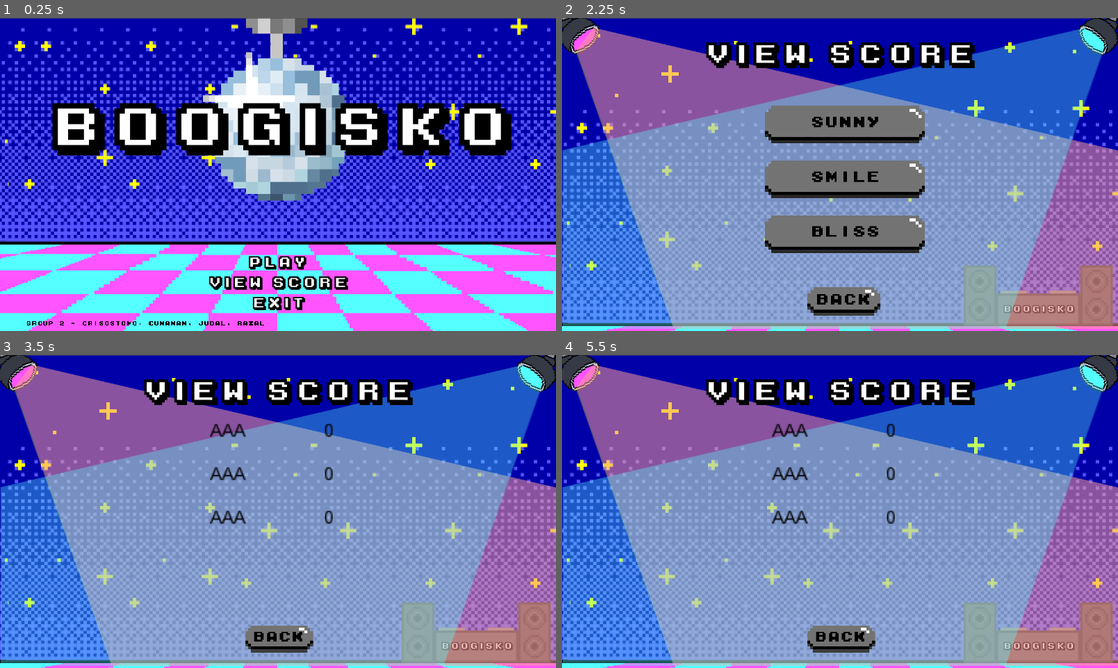
Above: before the commit, frames 1-4 (two rows, left to right).
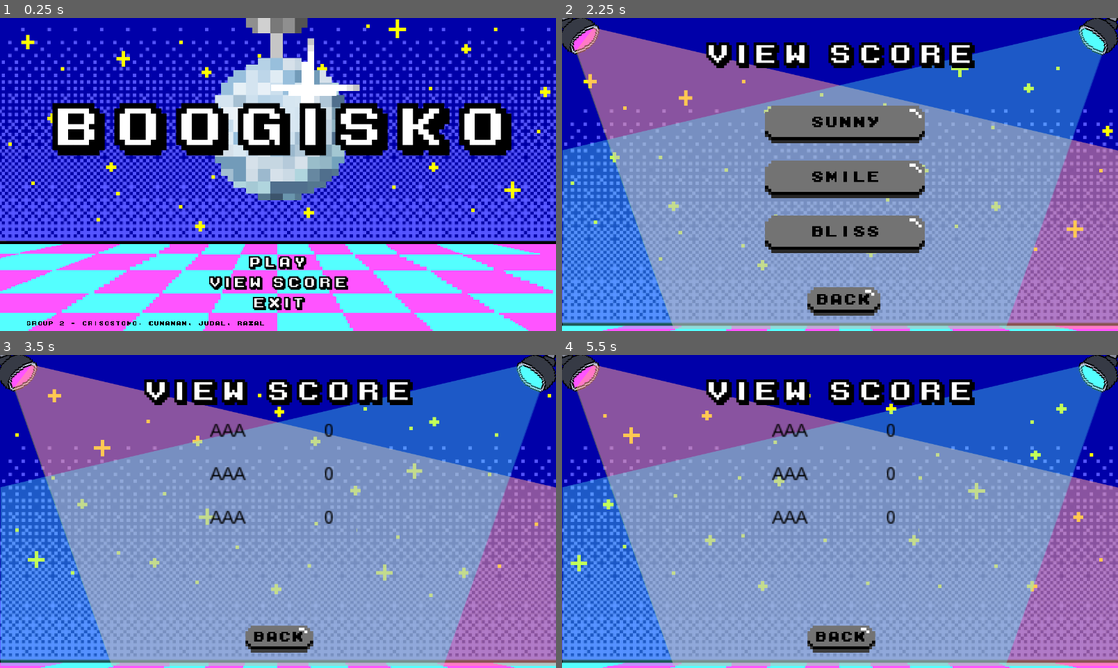
Above: after the commit, the same moments.

Repository: BoogIsko/BoogIsko
Game: Godot game, scene res://main_menu/main_menu.tscn
Same seed, same stepped clock (60 frames per second), same inputs: the game is played once before the commit and once after it.
Inputs (mouse positions are in pixels of both pictures, inside the frame that each line leads up to):
- Up to frame 1 (0.25 s): no input
- Up to frame 2 (2.25 s): click (840, 262) at 0.5 s; click (840, 299) at 1.25 s; click (840, 284) at 2 s
- Up to frame 3 (3.5 s): click (283, 461) at 2.75 s
- Up to frame 4 (5.5 s): click (840, 639) at 3.5 s; click (845, 517) at 4.25 s; tap Enter at 5 s; hold Right (ui_right) from 5.03 s (still down)

The runs differ from the first frame. In frame 1, 11% of the frame differs, in the area x 0-100%, y 0-100%; in frame 2, 7.7%; in frame 3, 9.8%; in frame 4, 8.1%.

Commit message:
Added  background animations to all screens

Diff:
--- a/boogisko_files/char_diff_select/char_diff_select.tscn
+++ b/boogisko_files/char_diff_select/char_diff_select.tscn
@@ -8,7 +8,7 @@
 [ext_resource path="res://char_diff_select/buttons/hard_btn.tscn" type="PackedScene" id=6]
 [ext_resource path="res://char_diff_select/buttons/start_btn.tscn" type="PackedScene" id=7]
 [ext_resource path="res://char_diff_select/scripts/char_diff_select_script.gd" type="Script" id=8]
-[ext_resource path="res://assets_new/diff_char_select/diff_char_bg.png" type="Texture" id=9]
+[ext_resource path="res://assets_new/game_screen/gamescreen3.png" type="Texture" id=9]
 [ext_resource path="res://char_diff_select/male_option.tscn" type="PackedScene" id=10]
 [ext_resource path="res://char_diff_select/difficulty_button_group.tres" type="ButtonGroup" id=11]
 [ext_resource path="res://char_diff_select/char_button_group.tres" type="ButtonGroup" id=12]
@@ -16,19 +16,30 @@
 [ext_resource path="res://assets_new/character/Character Spritesheets/Char Select/male_selected.png" type="Texture" id=14]
 [ext_resource path="res://assets_new/character/Character Spritesheets/Char Select/fem_unselected.png" type="Texture" id=15]
 [ext_resource path="res://assets_new/character/Character Spritesheets/Char Select/fem_selected.png" type="Texture" id=16]
+[ext_resource path="res://assets_new/game_screen/gamescreen2.png" type="Texture" id=17]
+[ext_resource path="res://assets_new/game_screen/gamescreen6.png" type="Texture" id=18]
+[ext_resource path="res://assets_new/game_screen/gamescreen1.png" type="Texture" id=19]
+[ext_resource path="res://assets_new/game_screen/gamescreen5.png" type="Texture" id=20]
+[ext_resource path="res://assets_new/game_screen/gamescreen4.png" type="Texture" id=21]
+
+[sub_resource type="SpriteFrames" id=1]
+animations = [ {
+"frames": [ ExtResource( 19 ), ExtResource( 20 ), ExtResource( 9 ), ExtResource( 21 ), ExtResource( 17 ), ExtResource( 18 ) ],
+"loop": true,
+"name": "default",
+"speed": 1.0
+} ]
 
 [node name="CharacterSelectScreen" type="Control"]
 anchor_right = 1.0
 anchor_bottom = 1.0
 script = ExtResource( 8 )
-__meta__ = {
-"_edit_use_anchors_": false
-}
 
-[node name="Background" type="TextureRect" parent="."]
-anchor_right = 1.0
-anchor_bottom = 1.0
-texture = ExtResource( 9 )
+[node name="Background" type="AnimatedSprite" parent="."]
+frames = SubResource( 1 )
+frame = 2
+playing = true
+centered = false
 
 [node name="Headers" type="TextureRect" parent="."]
 margin_left = -61.0
--- a/boogisko_files/game_screen/game_screen.tscn
+++ b/boogisko_files/game_screen/game_screen.tscn
@@ -1,6 +1,6 @@
-[gd_scene load_steps=35 format=2]
-
-[ext_resource path="res://assets_new/game_screen/bg.png" type="Texture" id=1]
+[gd_scene load_steps=41 format=2]
+
+[ext_resource path="res://assets_new/game_screen/gamescreen3.png" type="Texture" id=1]
 [ext_resource path="res://game_screen/scripts/game_screen.gd" type="Script" id=2]
 [ext_resource path="res://game_screen/scripts/pause_menu.gd" type="Script" id=3]
 [ext_resource path="res://assets/main/game_paused.png" type="Texture" id=4]
@@ -29,6 +29,19 @@
 [ext_resource path="res://assets_new/game_screen/spotlights.png" type="Texture" id=27]
 [ext_resource path="res://assets_new/game_screen/discoball.png" type="Texture" id=28]
 [ext_resource path="res://game/Char.tscn" type="PackedScene" id=29]
+[ext_resource path="res://assets_new/game_screen/gamescreen2.png" type="Texture" id=30]
+[ext_resource path="res://assets_new/game_screen/gamescreen6.png" type="Texture" id=31]
+[ext_resource path="res://assets_new/game_screen/gamescreen1.png" type="Texture" id=32]
+[ext_resource path="res://assets_new/game_screen/gamescreen5.png" type="Texture" id=33]
+[ext_resource path="res://assets_new/game_screen/gamescreen4.png" type="Texture" id=34]
+
+[sub_resource type="SpriteFrames" id=6]
+animations = [ {
+"frames": [ ExtResource( 32 ), ExtResource( 33 ), ExtResource( 1 ), ExtResource( 34 ), ExtResource( 30 ), ExtResource( 31 ) ],
+"loop": true,
+"name": "default",
+"speed": 1.0
+} ]
 
 [sub_resource type="SpriteFrames" id=1]
 animations = [ {
@@ -71,9 +84,10 @@
 [node name="Game" type="Node2D" parent="."]
 script = ExtResource( 8 )
 
-[node name="Bg" type="Sprite" parent="Game"]
+[node name="Bg" type="AnimatedSprite" parent="Game"]
 position = Vector2( 640.5, 361 )
-texture = ExtResource( 1 )
+frames = SubResource( 6 )
+playing = true
 
 [node name="BG REFERENCE" type="TextureRect" parent="Game"]
 visible = false
--- a/boogisko_files/main_menu/main_menu.tscn
+++ b/boogisko_files/main_menu/main_menu.tscn
@@ -1,12 +1,25 @@
-[gd_scene load_steps=9 format=2]
+[gd_scene load_steps=15 format=2]
 
 [ext_resource path="res://main_menu/buttons/select_music_btn.tscn" type="PackedScene" id=1]
-[ext_resource path="res://assets_new/main_menu/mainmenu_bg.png" type="Texture" id=2]
+[ext_resource path="res://assets_new/main_menu/bg2.png" type="Texture" id=2]
 [ext_resource path="res://assets_new/main_menu/logo.png" type="Texture" id=3]
 [ext_resource path="res://main_menu/buttons/exit_btn.tscn" type="PackedScene" id=4]
 [ext_resource path="res://main_menu/buttons/view_score_btn.tscn" type="PackedScene" id=5]
 [ext_resource path="res://assets/others/m04b.TTF" type="DynamicFontData" id=6]
 [ext_resource path="res://main_menu/scripts/main_menu_script.gd" type="Script" id=7]
+[ext_resource path="res://assets_new/main_menu/bg4.png" type="Texture" id=8]
+[ext_resource path="res://assets_new/main_menu/bg6.png" type="Texture" id=9]
+[ext_resource path="res://assets_new/main_menu/bg5.png" type="Texture" id=10]
+[ext_resource path="res://assets_new/main_menu/bg3.png" type="Texture" id=11]
+[ext_resource path="res://assets_new/main_menu/bg1.png" type="Texture" id=12]
+
+[sub_resource type="SpriteFrames" id=2]
+animations = [ {
+"frames": [ ExtResource( 12 ), ExtResource( 10 ), ExtResource( 11 ), ExtResource( 8 ), ExtResource( 2 ), ExtResource( 9 ) ],
+"loop": true,
+"name": "default",
+"speed": 1.0
+} ]
 
 [sub_resource type="DynamicFont" id=1]
 size = 14
@@ -17,10 +30,11 @@
 anchor_bottom = 1.0
 script = ExtResource( 7 )
 
-[node name="Background" type="TextureRect" parent="."]
-anchor_right = 1.0
-anchor_bottom = 1.0
-texture = ExtResource( 2 )
+[node name="Background" type="AnimatedSprite" parent="."]
+frames = SubResource( 2 )
+frame = 1
+playing = true
+centered = false
 
 [node name="Logo" type="TextureRect" parent="."]
 margin_left = 120.0
--- a/boogisko_files/main_menu/savescore.tscn
+++ b/boogisko_files/main_menu/savescore.tscn
@@ -1,10 +1,23 @@
-[gd_scene load_steps=8 format=2]
+[gd_scene load_steps=14 format=2]
 
 [ext_resource path="res://game_screen/buttons/quit_btn.tscn" type="PackedScene" id=1]
 [ext_resource path="res://assets/others/m04b.TTF" type="DynamicFontData" id=2]
 [ext_resource path="res://assets/others/m04.TTF" type="DynamicFontData" id=3]
-[ext_resource path="res://assets_new/view_score/viewscore_bg.png" type="Texture" id=4]
+[ext_resource path="res://assets_new/game_screen/gamescreen3.png" type="Texture" id=4]
 [ext_resource path="res://main_menu/scripts/savescore.gd" type="Script" id=5]
+[ext_resource path="res://assets_new/game_screen/gamescreen2.png" type="Texture" id=6]
+[ext_resource path="res://assets_new/game_screen/gamescreen6.png" type="Texture" id=7]
+[ext_resource path="res://assets_new/game_screen/gamescreen1.png" type="Texture" id=8]
+[ext_resource path="res://assets_new/game_screen/gamescreen5.png" type="Texture" id=9]
+[ext_resource path="res://assets_new/game_screen/gamescreen4.png" type="Texture" id=10]
+
+[sub_resource type="SpriteFrames" id=3]
+animations = [ {
+"frames": [ ExtResource( 8 ), ExtResource( 9 ), ExtResource( 4 ), ExtResource( 10 ), ExtResource( 6 ), ExtResource( 7 ) ],
+"loop": true,
+"name": "default",
+"speed": 1.0
+} ]
 
 [sub_resource type="DynamicFont" id=1]
 size = 45
@@ -19,10 +32,11 @@
 anchor_bottom = 1.0
 script = ExtResource( 5 )
 
-[node name="TextureRect" type="TextureRect" parent="."]
-margin_right = 40.0
-margin_bottom = 40.0
-texture = ExtResource( 4 )
+[node name="bg" type="AnimatedSprite" parent="."]
+frames = SubResource( 3 )
+frame = 3
+playing = true
+centered = false
 
 [node name="highscore" type="Label" parent="."]
 margin_left = 304.0
--- a/boogisko_files/main_menu/scoreboard.tscn
+++ b/boogisko_files/main_menu/scoreboard.tscn
@@ -1,23 +1,34 @@
-[gd_scene load_steps=6 format=2]
+[gd_scene load_steps=12 format=2]
 
 [ext_resource path="res://assets/Game Screen/back_active.png" type="Texture" id=1]
-[ext_resource path="res://assets_new/view_score/viewscore_bg.png" type="Texture" id=2]
+[ext_resource path="res://assets_new/game_screen/gamescreen3.png" type="Texture" id=2]
 [ext_resource path="res://assets/Game Screen/back_inactive.png" type="Texture" id=3]
 [ext_resource path="res://assets_new/view_score/pink_blue_spotlight.png" type="Texture" id=4]
 [ext_resource path="res://main_menu/scripts/scoreboard.gd" type="Script" id=5]
+[ext_resource path="res://assets_new/game_screen/gamescreen2.png" type="Texture" id=6]
+[ext_resource path="res://assets_new/game_screen/gamescreen6.png" type="Texture" id=7]
+[ext_resource path="res://assets_new/game_screen/gamescreen1.png" type="Texture" id=8]
+[ext_resource path="res://assets_new/game_screen/gamescreen5.png" type="Texture" id=9]
+[ext_resource path="res://assets_new/game_screen/gamescreen4.png" type="Texture" id=10]
+
+[sub_resource type="SpriteFrames" id=1]
+animations = [ {
+"frames": [ ExtResource( 8 ), ExtResource( 9 ), ExtResource( 2 ), ExtResource( 10 ), ExtResource( 6 ), ExtResource( 7 ) ],
+"loop": true,
+"name": "default",
+"speed": 1.0
+} ]
 
 [node name="Scoreboard" type="Control"]
 anchor_right = 1.0
 anchor_bottom = 1.0
 script = ExtResource( 5 )
 
-[node name="bg" type="TextureRect" parent="."]
-margin_right = 40.0
-margin_bottom = 40.0
-texture = ExtResource( 2 )
-__meta__ = {
-"_edit_use_anchors_": false
-}
+[node name="bg" type="AnimatedSprite" parent="."]
+frames = SubResource( 1 )
+frame = 5
+playing = true
+centered = false
 
 [node name="spotlights" type="TextureRect" parent="."]
 margin_left = -764.0
@@ -48,7 +59,6 @@
 size_flags_vertical = 6
 custom_colors/font_color = Color( 0, 0, 0, 1 )
 text = "jkjkh"
-percent_visible = -0.2
 
 [node name="Score2" type="Label" parent="."]
 margin_left = 484.0
--- a/boogisko_files/main_menu/select_music.tscn
+++ b/boogisko_files/main_menu/select_music.tscn
@@ -1,23 +1,52 @@
-[gd_scene load_steps=9 format=2]
+[gd_scene load_steps=17 format=2]
 
 [ext_resource path="res://main_menu/buttons/smile_btn.tscn" type="PackedScene" id=1]
 [ext_resource path="res://assets/main/select_music.png" type="Texture" id=2]
-[ext_resource path="res://assets_new/view_score/viewscore_bg.png" type="Texture" id=3]
+[ext_resource path="res://assets_new/game_screen/gamescreen3.png" type="Texture" id=3]
 [ext_resource path="res://assets/main_buttons/back_btn.png" type="Texture" id=4]
 [ext_resource path="res://assets/main_buttons/back_btn(active).png" type="Texture" id=5]
 [ext_resource path="res://main_menu/scripts/select_music_script.gd" type="Script" id=6]
 [ext_resource path="res://main_menu/buttons/sunny_btn.tscn" type="PackedScene" id=7]
 [ext_resource path="res://main_menu/buttons/bliss_btn.tscn" type="PackedScene" id=8]
+[ext_resource path="res://assets_new/game_screen/gamescreen2.png" type="Texture" id=9]
+[ext_resource path="res://assets_new/game_screen/gamescreen6.png" type="Texture" id=10]
+[ext_resource path="res://assets_new/game_screen/gamescreen1.png" type="Texture" id=11]
+[ext_resource path="res://assets_new/game_screen/gamescreen5.png" type="Texture" id=12]
+[ext_resource path="res://assets_new/game_screen/gamescreen4.png" type="Texture" id=13]
+[ext_resource path="res://assets_new/main_menu/logo.png" type="Texture" id=14]
+[ext_resource path="res://assets_new/view_score/djbooth.png" type="Texture" id=15]
+
+[sub_resource type="SpriteFrames" id=1]
+animations = [ {
+"frames": [ ExtResource( 11 ), ExtResource( 12 ), ExtResource( 3 ), ExtResource( 13 ), ExtResource( 9 ), ExtResource( 10 ) ],
+"loop": true,
+"name": "default",
+"speed": 1.0
+} ]
 
 [node name="SelectMusicScreen" type="Control"]
 anchor_right = 1.0
 anchor_bottom = 1.0
 script = ExtResource( 6 )
 
-[node name="Background" type="TextureRect" parent="."]
-anchor_right = 1.0
-anchor_bottom = 1.0
-texture = ExtResource( 3 )
+[node name="Background" type="AnimatedSprite" parent="."]
+frames = SubResource( 1 )
+frame = 3
+playing = true
+centered = false
+
+[node name="dj booth" type="TextureRect" parent="."]
+margin_right = 40.0
+margin_bottom = 40.0
+texture = ExtResource( 15 )
+
+[node name="logo" type="TextureRect" parent="."]
+margin_left = 1021.0
+margin_top = 663.0
+margin_right = 2079.0
+margin_bottom = 785.0
+rect_scale = Vector2( 0.15, 0.15 )
+texture = ExtResource( 14 )
 
 [node name="MainMenuElements" type="VBoxContainer" parent="."]
 margin_left = 120.0
--- a/boogisko_files/main_menu/view_score.tscn
+++ b/boogisko_files/main_menu/view_score.tscn
@@ -1,6 +1,6 @@
-[gd_scene load_steps=9 format=2]
+[gd_scene load_steps=15 format=2]
 
-[ext_resource path="res://assets_new/view_score/viewscore_bg.png" type="Texture" id=1]
+[ext_resource path="res://assets_new/game_screen/gamescreen3.png" type="Texture" id=1]
 [ext_resource path="res://assets_new/view_score/pink_blue_spotlight.png" type="Texture" id=2]
 [ext_resource path="res://assets/main_buttons/back_btn.png" type="Texture" id=3]
 [ext_resource path="res://assets/main_buttons/back_btn(active).png" type="Texture" id=4]
@@ -8,19 +8,30 @@
 [ext_resource path="res://main_menu/buttons/bliss_btn.tscn" type="PackedScene" id=6]
 [ext_resource path="res://main_menu/buttons/sunny_btn.tscn" type="PackedScene" id=7]
 [ext_resource path="res://main_menu/buttons/smile_btn.tscn" type="PackedScene" id=8]
+[ext_resource path="res://assets_new/game_screen/gamescreen2.png" type="Texture" id=9]
+[ext_resource path="res://assets_new/game_screen/gamescreen6.png" type="Texture" id=10]
+[ext_resource path="res://assets_new/game_screen/gamescreen1.png" type="Texture" id=11]
+[ext_resource path="res://assets_new/game_screen/gamescreen5.png" type="Texture" id=12]
+[ext_resource path="res://assets_new/game_screen/gamescreen4.png" type="Texture" id=13]
+
+[sub_resource type="SpriteFrames" id=1]
+animations = [ {
+"frames": [ ExtResource( 11 ), ExtResource( 12 ), ExtResource( 1 ), ExtResource( 13 ), ExtResource( 9 ), ExtResource( 10 ) ],
+"loop": true,
+"name": "default",
+"speed": 1.0
+} ]
 
 [node name="ViewScoreScreen" type="Control"]
 anchor_right = 1.0
 anchor_bottom = 1.0
 script = ExtResource( 5 )
 
-[node name="Background" type="TextureRect" parent="."]
-anchor_right = 1.0
-anchor_bottom = 1.0
-texture = ExtResource( 1 )
-__meta__ = {
-"_edit_use_anchors_": false
-}
+[node name="Background" type="AnimatedSprite" parent="."]
+frames = SubResource( 1 )
+frame = 4
+playing = true
+centered = false
 
 [node name="Spotlights" type="TextureRect" parent="."]
 margin_left = -764.0
--- a/boogisko_files/project.godot
+++ b/boogisko_files/project.godot
@@ -21,7 +21,6 @@
 [autoload]
 
 PlayerData="*res://player_data.gd"
-SilentWolf="*res://addons/silent_wolf/SilentWolf.gd"
 
 [display]
 
Binary file added: boogisko_files/assets_new/game_screen/gamescreen1.png
Not shown, added: boogisko_files/assets_new/game_screen/gamescreen1.png.import
Binary file added: boogisko_files/assets_new/game_screen/gamescreen2.png
Not shown, added: boogisko_files/assets_new/game_screen/gamescreen2.png.import
Binary file added: boogisko_files/assets_new/game_screen/gamescreen3.png
Not shown, added: boogisko_files/assets_new/game_screen/gamescreen3.png.import
Binary file added: boogisko_files/assets_new/game_screen/gamescreen4.png
Not shown, added: boogisko_files/assets_new/game_screen/gamescreen4.png.import
Binary file added: boogisko_files/assets_new/game_screen/gamescreen5.png
Not shown, added: boogisko_files/assets_new/game_screen/gamescreen5.png.import
Binary file added: boogisko_files/assets_new/game_screen/gamescreen6.png
Not shown, added: boogisko_files/assets_new/game_screen/gamescreen6.png.import
(and 17 more such lines)
